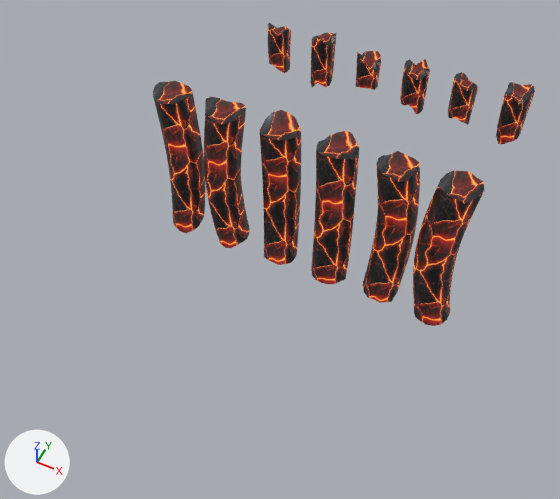
A saved change to the glTF model public/models/binchotan.glb.
Camera for both pictures: a camera (50 mm lens) standing at (0.632, -0.864, 0.939) and looking at (0.236, -0.072, -0.051). The axes (+X, +Y, +Z) are drawn at lower left. The lights are the same throughout. The picture after the commit comes second. Where no turn or scale is listed for an object, it has been applied to the vertices.

In view in the first picture: 'BinChunk0', 'BinChunk1', 'BinChunk2', 'BinChunk3', 'BinChunk4', 'BinChunk5', 'BinStick0', 'BinStick1', 'BinStick2', 'BinStick3', 'BinStick4', 'BinStick5'.
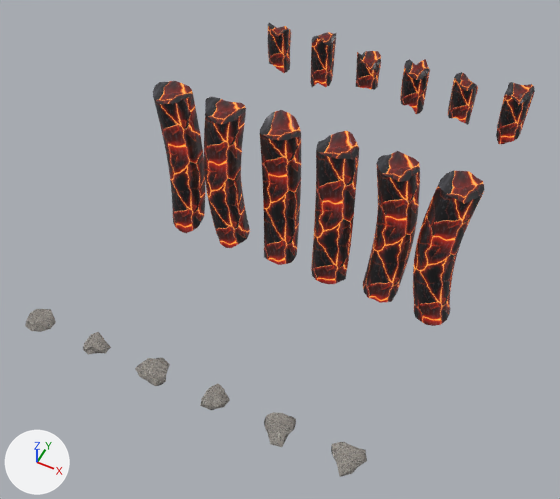
What differs and where, as boxes (x1, y1, x2, y2) in the pictures (560 x 499 px):
'BinAsh5', added: after (331, 442, 367, 477)
'BinAsh4', added: after (264, 412, 296, 447)
'BinAsh2', added: after (135, 358, 170, 386)
'BinAsh0', added: after (25, 309, 56, 332)
'BinAsh3', added: after (200, 383, 230, 410)
'BinAsh1', added: after (83, 332, 111, 354)

What the commit changed:
Picture 'binAsh' (img_binash) is new.
Material 'BinAsh' (mat_binash) is new.
Its texture is img_binash.
Its roughness is 0.95.
Mesh me_icosphere_005 is new.
It has 42 vertices, 80 faces and spans x -0.0279..0.0233, y -0.0289..0.0213, z 0.0..0.0104.
It uses material mat_binash (picture img_binash).
Mesh me_icosphere_004 is new.
It has 42 vertices, 80 faces and spans x -0.0242..0.0182, y -0.0277..0.0226, z 0.0..0.0134.
It uses material mat_binash (picture img_binash).
Mesh me_icosphere_003 is new.
It has 42 vertices, 80 faces and spans x -0.0168..0.0197, y -0.0188..0.0197, z 0.0..0.0108.
It uses material mat_binash (picture img_binash).
Mesh me_icosphere_002 is new.
It has 42 vertices, 80 faces and spans x -0.0261..0.0243, y -0.0203..0.0251, z 0.0..0.0107.
It uses material mat_binash (picture img_binash).
Mesh me_icosphere_001 is new.
It has 42 vertices, 80 faces and spans x -0.0172..0.0218, y -0.0187..0.0178, z 0.0..0.0112.
It uses material mat_binash (picture img_binash).
Mesh me_icosphere is new.
It has 42 vertices, 80 faces and spans x -0.0201..0.0228, y -0.022..0.0232, z 0.0..0.0117.
It uses material mat_binash (picture img_binash).
Object 'BinAsh5' (ob_binash5) is new; it shows me_icosphere_005.
Its location is (0.5, -0.4, 0.0).
Object 'BinAsh4' (ob_binash4) is new; it shows me_icosphere_004.
Its location is (0.4, -0.4, 0.0).
Object 'BinAsh3' (ob_binash3) is new; it shows me_icosphere_003.
Its location is (0.3, -0.4, 0.0).
Object 'BinAsh2' (ob_binash2) is new; it shows me_icosphere_002.
Its location is (0.2, -0.4, 0.0).
Object 'BinAsh1' (ob_binash1) is new; it shows me_icosphere_001.
Its location is (0.1, -0.4, 0.0).
Object 'BinAsh0' (ob_binash0) is new; it shows me_icosphere.
Its location is (0.0, -0.4, 0.0).
